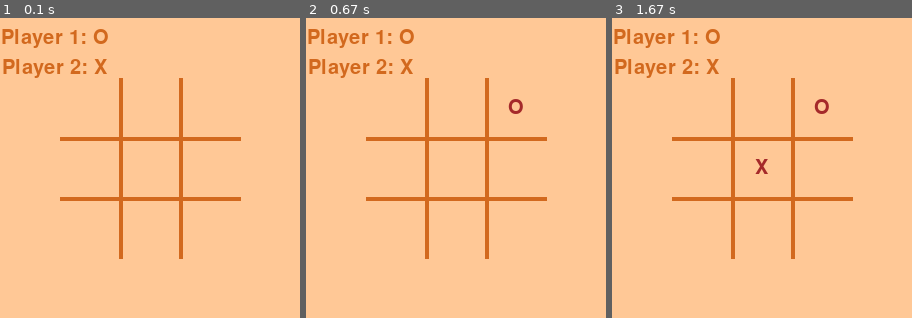
Above: before the commit, frames 1-3 (left to right).
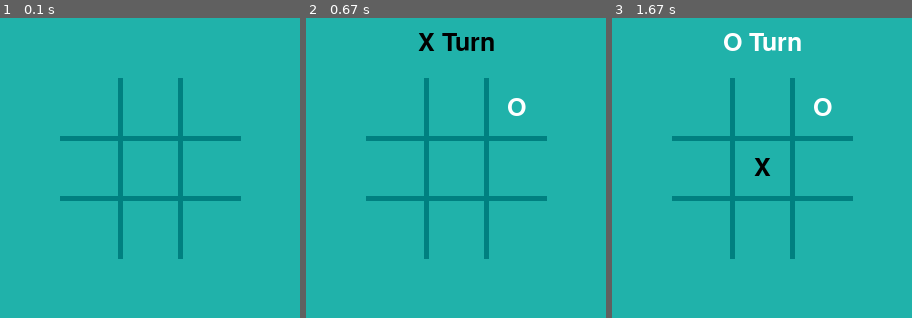
Above: after the commit, the same moments.

Repository: AnshumaJain/TicTacToe_PyGame
Game: pygame game, started from TicTacToegame.py
The game is run twice, just before and just after one commit, with the same random seed, the same clock (stepped at 60 frames per second) and the same inputs.
Inputs (mouse positions are in pixels of both pictures, inside the frame that each line leads up to):
- Up to frame 1 (0.1 s): no input
- Up to frame 2 (0.67 s): click (516, 108) at 0.38 s
- Up to frame 3 (1.67 s): click (738, 156) at 0.72 s

The runs differ from the first frame. In frame 1, 100% of the frame differs, in the area x 0-100%, y 0-100%; in frame 2, 100%; in frame 3, 100%.

Commit message:
Include some styling and functionalities
Improve the color scheme of the game GUI.
Draw a line across winning O/X cells.
Simplify readability of the code.
Eliminate unnecessary variables.

Diff:
--- a/TicTacToegame.py
+++ b/TicTacToegame.py
@@ -5,11 +5,11 @@
 import pygame
 
 # Colors
-BLACK = (0, 0, 0)
-YELLOW = (255, 255, 0)
-PEACH = (255, 200, 150)
-CHOCOLATE = (210, 105, 30)
-BROWN = (165, 42, 42)
+BG_SCREEN_COLOR = (32, 178, 170)  # LIGHT SEA GREEN
+O_COLOR = (255, 255, 255)  # WHITE
+X_COLOR = (0, 0, 0)  # BLACK
+OX_DRAW_COLOR = (105, 105, 105)  # GRAY
+LINE_COLOR = (0, 128, 128)  # TEAL
 
 CELL_CENTER_HASH_MAP = {
     1: (90, 90),
@@ -48,106 +48,113 @@
         pygame.init()
 
         # texts
-        self.font = pygame.font.Font('freesansbold.ttf', 20)
+        self.font = pygame.font.Font('freesansbold.ttf', 25)
 
         # Set up the drawing window
         self.screen = pygame.display.set_mode([300, 300])
 
         # Fill the background color
-        self.screen.fill(PEACH)
+        self.screen.fill(BG_SCREEN_COLOR)
 
         self.cell = [None] * 9  # cell array representing 9 cells of the ttt grid
         self.static_drawing()  # display the labels and the grid
-        self.is_game_over = False   # Boolean to monitor if the game is over
-
+        self.is_game_over = False  # Boolean to monitor if the game is over
 
     def static_drawing(self):
         """ display the labels, window name and the grid """
 
         pygame.display.set_caption('Welcome to Tic-Tac-Toe game')  # window name
 
-        text1 = self.font.render('Player 1: O', True, CHOCOLATE)  # player 1 label
-        text_rect1 = text1.get_rect()
-        text_rect1.center = (55, 20)
-        self.screen.blit(text1, text_rect1)
-
-        text2 = self.font.render('Player 2: X', True, CHOCOLATE)  # player 2 label
-        text_rect2 = text2.get_rect()
-        text_rect2.center = (55, 50)
-        self.screen.blit(text2, text_rect2)
-
         # Draw a solid vertical & horizontal lines in the center
-        self.line1 = pygame.draw.line(self.screen, CHOCOLATE, (120, 60), (120, 240), 4)  # vertical line1
-        self.line2 = pygame.draw.line(self.screen, CHOCOLATE, (180, 60), (180, 240), 4)  # vertical line2
-        self.line3 = pygame.draw.line(self.screen, CHOCOLATE, (60, 120), (240, 120), 4)  # horizontal line1
-        self.line4 = pygame.draw.line(self.screen, CHOCOLATE, (60, 180), (240, 180), 4)  # horizontal line2
+        pygame.draw.line(self.screen, LINE_COLOR, (120, 60), (120, 240), 5)  # vertical line1
+        pygame.draw.line(self.screen, LINE_COLOR, (180, 60), (180, 240), 5)  # vertical line2
+        pygame.draw.line(self.screen, LINE_COLOR, (60, 120), (240, 120), 5)  # horizontal line1
+        pygame.draw.line(self.screen, LINE_COLOR, (60, 180), (240, 180), 5)  # horizontal line2
 
 
-    def display_symbol(self, symbol, cell_num):
+    def display_symbol(self, symbol, cell_num, color):
         x, y = CELL_CENTER_HASH_MAP[cell_num]
         if not self.is_game_over:
-            text = self.font.render(symbol, True, BROWN)
+            text = self.font.render(symbol, True, color)
             text_rect = text.get_rect()
             text_rect.center = (x, y)
             self.screen.blit(text, text_rect)
 
+            if symbol == 'O':
+                text2 = self.font.render(' X Turn ', True, X_COLOR, BG_SCREEN_COLOR)  # X label
+                text_rect2 = text2.get_rect()
+                text_rect2.center = (150, 25)
+                self.screen.blit(text2, text_rect2)
+            else:
+                text1 = self.font.render(' O Turn ', True, O_COLOR, BG_SCREEN_COLOR)  # O label
+                text_rect1 = text1.get_rect()
+                text_rect1.center = (150, 25)
+                self.screen.blit(text1, text_rect1)
 
-    def display_win_message(self, win_message):
-        text = self.font.render(win_message, True, BROWN, YELLOW)  # O wins text
+
+    def display_win_message(self, win_message, color):
+        text = self.font.render(win_message, True, color, BG_SCREEN_COLOR)  # O wins text
         text_rect = text.get_rect()
-        text_rect.center = (150, 270)
+        text_rect.center = (150, 25)
         self.screen.blit(text, text_rect)
 
 
-    def display_game_result(self, win):
+    def display_game_result(self, win, winning_cells=None):
         if win == 1:
-            self.display_win_message('Player 1 Wins !')
+            cord1 = CELL_CENTER_HASH_MAP[winning_cells[0] + 1]
+            cord2 = CELL_CENTER_HASH_MAP[winning_cells[1] + 1]
+            cord3 = CELL_CENTER_HASH_MAP[winning_cells[2] + 1]
+            self.display_win_message('O Wins!', O_COLOR)
+            pygame.draw.line(self.screen, O_COLOR, cord1, cord2, 3)
+            pygame.draw.line(self.screen, O_COLOR, cord2, cord3, 3)
         elif win == 2:
-            self.display_win_message('Player 2 Wins !')
+            cord1 = CELL_CENTER_HASH_MAP[winning_cells[0] + 1]
+            cord2 = CELL_CENTER_HASH_MAP[winning_cells[1] + 1]
+            cord3 = CELL_CENTER_HASH_MAP[winning_cells[2] + 1]
+            self.display_win_message('X Wins!', X_COLOR)
+            pygame.draw.line(self.screen, X_COLOR, cord1, cord2, 3)
+            pygame.draw.line(self.screen, X_COLOR, cord2, cord3, 3)
+
         elif win == 3:
-            self.display_win_message("It's a Tie !")
+            self.display_win_message("X-O Draw!", OX_DRAW_COLOR)
 
 
 class TicTacToe(Gui):
 
     def __init__(self):
         Gui.__init__(self)
-        self.count = 0      # variable to count the turns
+        self.count = 0  # variable to count the turns
 
-
-    def cell_click_update(self, symbol , cell_no):
+    def cell_click_update(self, symbol, cell_no, color):
         if self.cell[cell_no - 1] is None:
-            self.display_symbol(symbol, cell_no)
+            self.display_symbol(symbol, cell_no, color)
             self.count += 1
             self.cell[cell_no - 1] = symbol
 
-
     def check_player_turn(self, cell_no):
         if self.count % 2 == 0:
-            self.cell_click_update('O', cell_no)
+            self.cell_click_update('O', cell_no, O_COLOR)
         else:
-            self.cell_click_update('X', cell_no)
-
+            self.cell_click_update('X', cell_no, X_COLOR)
 
     def check_win(self):
 
-        for i,j,k in WINNING_CELL_COMBOS:
-            if [self.cell[i], self.cell[j], self.cell[k]] == ['O']*3:
-                if not self.is_game_over:               # if the game is not over yet
-                    self.display_game_result(1)         # display player 'O' win result
+        for i, j, k in WINNING_CELL_COMBOS:
+            if [self.cell[i], self.cell[j], self.cell[k]] == ['O'] * 3:
+                if not self.is_game_over:  # if the game is not over yet
+                    self.display_game_result(1, (i, j, k))  # display player 'O' win result
                     self.is_game_over = True
                     break
-            elif [self.cell[i], self.cell[j], self.cell[k]] == ['X']*3:
-                if not self.is_game_over:               # if the game is not over yet
-                    self.display_game_result(2)         # display player 'X' win result
+            elif [self.cell[i], self.cell[j], self.cell[k]] == ['X'] * 3:
+                if not self.is_game_over:  # if the game is not over yet
+                    self.display_game_result(2, (i, j, k))  # display player 'X' win result
                     self.is_game_over = True
                     break
 
-        if self.count == 9:                             # check if all 9 turns are over
-            if not self.is_game_over:                   # if no one won the game yet
-                self.display_game_result(3)             # display tie result
+        if self.count == 9:  # check if all 9 turns are over
+            if not self.is_game_over:  # if no one won the game yet
+                self.display_game_result(3)  # display tie result
                 self.is_game_over = True
-
 
     def get_click_pos(self):
 
@@ -158,28 +165,27 @@
 
                     possible_cells_x = set()
                     possible_cells_y = set()
-                    for x1,x2 in X_BORDER_TO_CELL_MAP.keys():
+                    for x1, x2 in X_BORDER_TO_CELL_MAP.keys():
                         if x1 > pos[0] > x2:
-                            possible_cells_x = X_BORDER_TO_CELL_MAP[(x1,x2)]
+                            possible_cells_x = X_BORDER_TO_CELL_MAP[(x1, x2)]
 
-                    for y1,y2 in Y_BORDER_TO_CELL_MAP.keys():
+                    for y1, y2 in Y_BORDER_TO_CELL_MAP.keys():
                         if y1 < pos[1] < y2:
-                            possible_cells_y = Y_BORDER_TO_CELL_MAP[(y1,y2)]
+                            possible_cells_y = Y_BORDER_TO_CELL_MAP[(y1, y2)]
 
                     current_cell = possible_cells_x & possible_cells_y
 
-                    if current_cell: # if the user didn't click outside the designated area
+                    if current_cell:  # if the user didn't click outside the designated area
                         self.check_player_turn(current_cell.pop())
                         self.check_win()
 
                 if event.type == pygame.QUIT:
-                    pygame.quit()                                       # quitting pygame
-                    quit()                                              # time to quit
+                    pygame.quit()  # quitting pygame
+                    quit()  # time to quit
 
-            # Flip the display
-            # pygame.display.flip()
+
             pygame.display.update()
 
 
-object = TicTacToe()
-object.get_click_pos()
+ob = TicTacToe()
+ob.get_click_pos()
